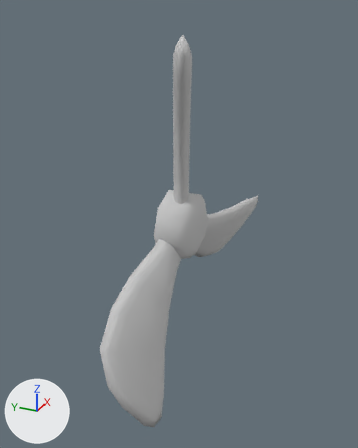
A saved change to the FBX model DeathRush/Assets/FBX/Tracks/WaterTomb/Ventilation.FBX.
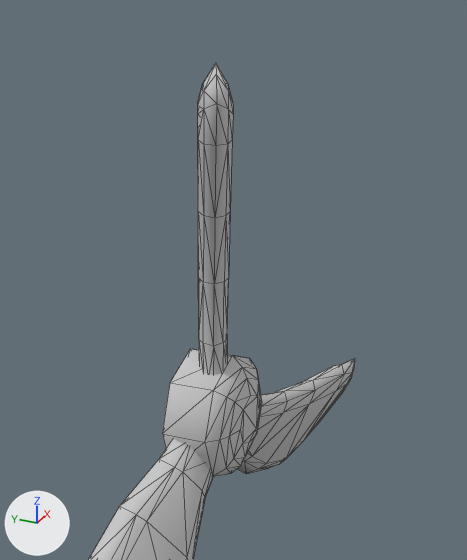
There are two pictures of each version: one whole from a 50 mm camera at (-98.9, -40.2, 42.9) aimed at (-2.6, 3.1, -5.3), one close up on the part from 18% to 89% of the width and 0% to 68% of the height. Lighting does not change. The marker at lower left points along +X, +Y and +Z. The close-ups show mesh edges as thin lines. Where no turn or scale is listed for an object, it has been applied to the vertices.

Script lines for the objects in view, before the commit:
```python
me_mesh = bpy.data.meshes.new('Mesh')
me_mesh.from_pydata(...)  # 40 vertices, 76 faces; spans x -8.0..8.0, y -4.0..4.0, z -8.0..8.0
me_mesh.materials.append(mat_ventilation)  # light grey #cacaca
me_mesh_001 = bpy.data.meshes.new('Mesh.001')
me_mesh_001.from_pydata(...)  # 78 vertices, 142 faces; spans x -10.9..10.9, y -5.3..5.3, z -17.7..17.7
me_mesh_001.materials.append(mat_ventilation)  # light grey #cacaca
me_mesh_002 = bpy.data.meshes.new('Mesh.002')
me_mesh_002.from_pydata(...)  # 78 vertices, 142 faces; spans x -15.2..15.2, y -5.3..5.3, z -16.3..16.3
me_mesh_002.materials.append(mat_ventilation)  # light grey #cacaca
ob_center = bpy.data.objects.new('Center', me_mesh)
ob_center.location = (-4.2, 0.9, -4.5)
ob_palet003 = bpy.data.objects.new('Palet003', me_mesh_002)
ob_palet003.location = (-22.9, 0.0, -20.8)
ob_palet1 = bpy.data.objects.new('Palet1', me_mesh_001)
ob_palet1.location = (-8.4, 0.0, 19.3)
# also in view: 'Palet002' at (18.8, 0.0, -15.3)
```
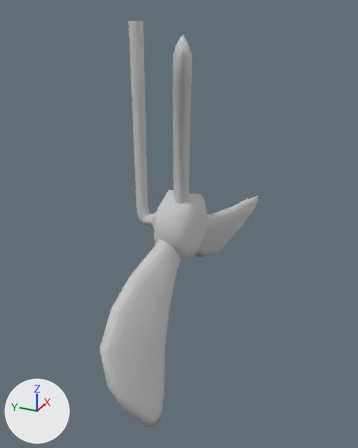
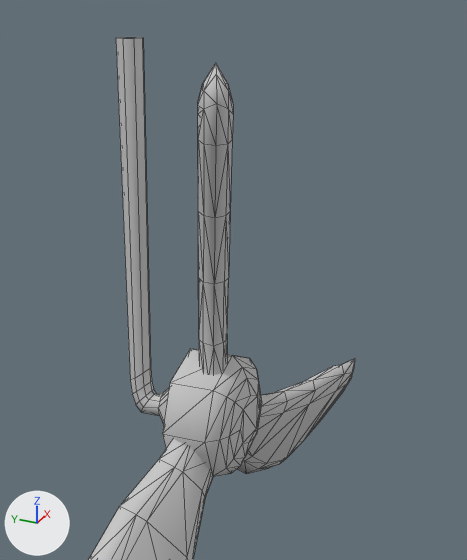
Edits to the bpy script that builds the scene:
```text
Add me_mesh_004:
    me_mesh_004.from_pydata(...)  # 68 vertices, 61 faces; spans x -4.6..4.6, y -4.4..4.4, z -16.0..32.7
    me_mesh_004.materials.append(mat_ventilation)  # light grey #cacaca
Add ob_holder:
    ob_holder = bpy.data.objects.new('Holder', me_mesh_004)
    ob_holder.location = (-4.2, 9.1, 5.9)
```

What differs and where, as boxes [x1, y1, x2, y2] in the close-ups (467 x 560 px):
'Holder', added
    after: [116, 37, 169, 424]
